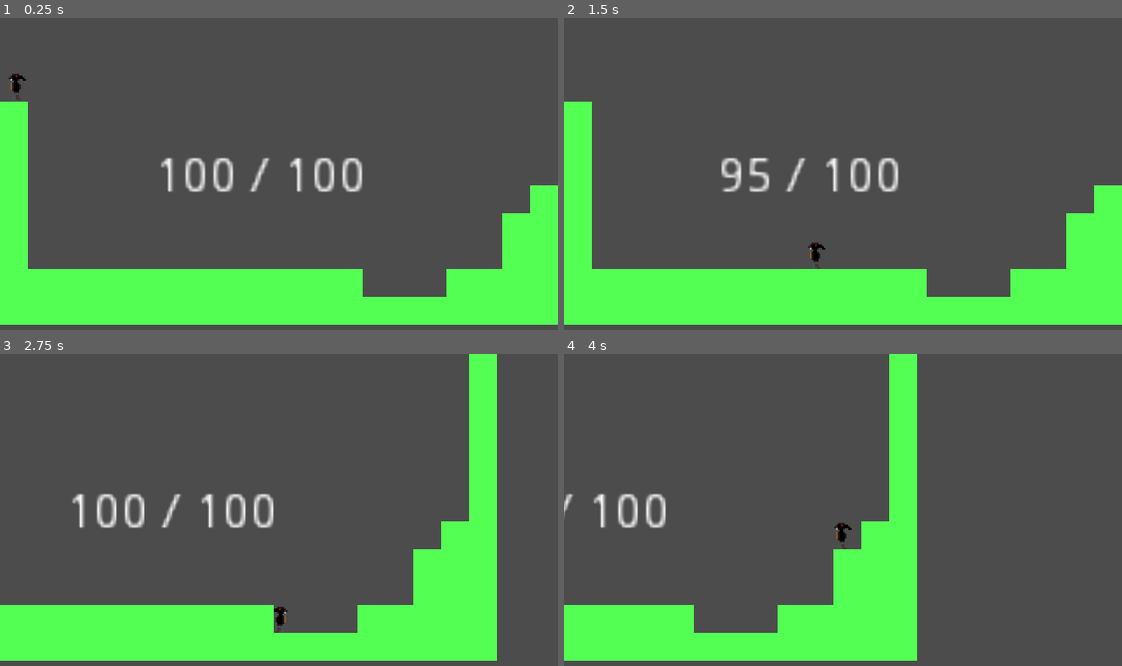
Above: before the commit, frames 1-4 (two rows, left to right).
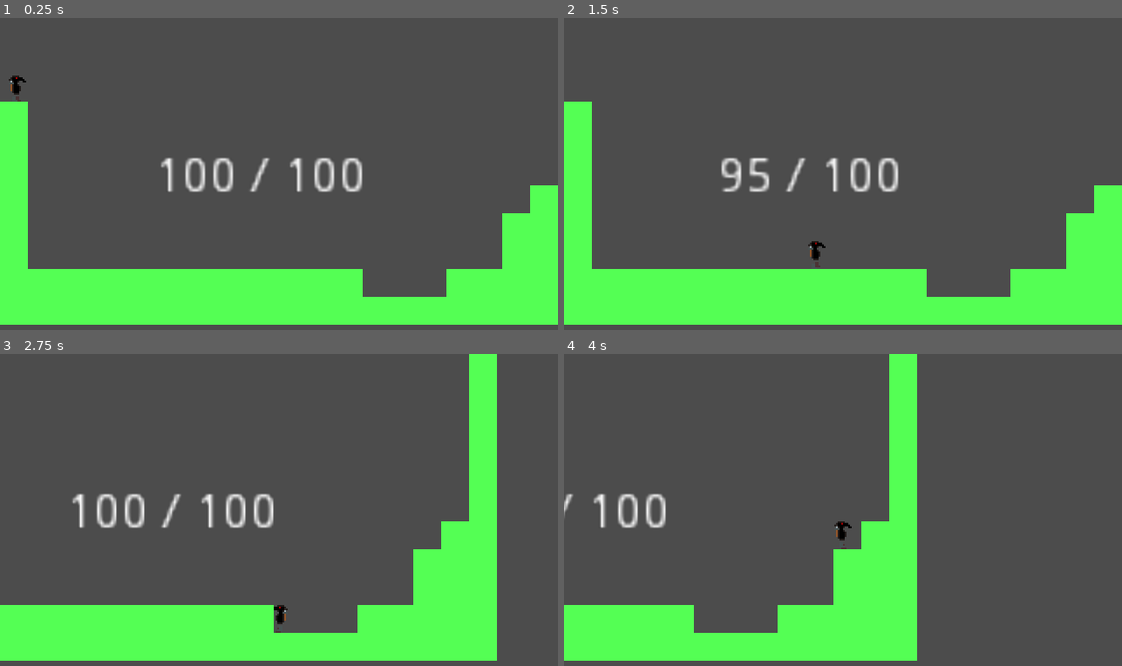
Above: after the commit, the same moments.

Repository: Guardian180/Game-Jam
Game: Godot game, scene res://src/Main.tscn
The game is run twice, just before and just after one commit, with the same random seed, the same clock (stepped at 60 frames per second) and the same inputs.
Inputs (mouse positions are in pixels of both pictures, inside the frame that each line leads up to):
- Up to frame 1 (0.25 s): no input
- Up to frame 2 (1.5 s): tap Enter (ui_accept) at 0.5 s; move the mouse to (965, 158) at 0.52 s; hold D (MoveRight) from 0.53 s (still down); tap Q (Attack) at 0.6, 1.35 s; tap Space (Jump) at 0.77 s; move the mouse to (731, 189) at 1.27 s
- Up to frame 3 (2.75 s): tap Space (Jump) at 1.52 s; move the mouse to (334, 441) at 2.02 s; release D (MoveRight) at 2.03 s; hold A (MoveLeft) from 2.03 s (still down); tap P (Ouch) at 2.1 s; tap Q (Attack) at 2.3 s
- Up to frame 4 (4 s): tap Enter (ui_accept) at 2.75 s; move the mouse to (815, 572) at 2.77 s; release A (MoveLeft) at 2.78 s; hold D (MoveRight) from 2.78 s (still down); tap E (Platform) at 2.85 s; tap Space (Jump) at 3.02, 3.77 s; tap Q (Attack) at 3.05, 3.8 s; move the mouse to (1010, 556) at 3.52 s; click (1010, 556) at 3.6 s

The runs differ from the first frame. In frame 1, less than 0.1% of the frame differs, in the area x 1-5%, y 17-27%; in frame 2, less than 0.1%, in the area x 43-47%, y 71-81%; in frame 3, less than 0.1%; in frame 4, less than 0.1%.

Commit message:
Charge. Fix idle

Diff:
--- a/src/Player.gd
+++ b/src/Player.gd
@@ -13,10 +13,12 @@
 var _platform = null
 
 # Various states
+var is_idle = true
 var is_jumping: = false
 var is_attacking = false
 var is_facing_right = true
 var is_dj_ready = true
+var is_charging = false
 
 # Ability costs
 var blood_jump_cost = 5
@@ -24,8 +26,11 @@
 var platform_drain_cost = 2
 var blood_shot_cost = 10
 
-var _plat_drain_timer = 0.0;
+# Timers
+var _plat_drain_timer = 0.0
 var _plat_drain_timer_limit = 1.0
+var _charge_timer = 0.0
+var _charge_timer_limit = 1.0
 
 var rng = RandomNumberGenerator.new()
 func _ready():
@@ -46,6 +51,15 @@
 				remove_platform()
 			else:
 				add_or_remove_health(2)
+	if is_charging:
+		_charge_timer += delta
+		if _charge_timer > _charge_timer_limit:
+			is_charging = false
+			var size = Vector2(3.0, 3.0)
+			var pressed_up = Input.is_action_pressed("Up")
+			var pressed_down = Input.is_action_pressed("Down")
+			var rel_pos = Vector2(0, -3 if pressed_up else 3) if pressed_up || pressed_down else Vector2(3 if is_facing_right else -3, 0)
+			do_melee_attack(size, rel_pos, 10, false)
 
 func _physics_process(delta: float):
 	# calling helper functions
@@ -53,15 +67,13 @@
 
 	handle_input()
 
-	var is_still = vel.x
-
 	vel = move_and_slide(vel, Vector2.UP)
 
 	# updating variables
 	if vel.y >= 0:
 		is_jumping = false
 
-	update_animation(is_still)
+	update_animation()
 
 	if is_on_floor():
 		is_dj_ready = true
@@ -74,12 +86,12 @@
 	_health = min(_health, max_health)
 	emit_signal("health_update", max_health, _health)
 
-func update_animation(is_still):
+func update_animation():
 	if vel.y < 0:
 		$AnimatedSprite.play("jump")
 	elif vel.y > 0:
 		$AnimatedSprite.play("fall")
-	elif !is_still:
+	elif !is_idle:
 		$AnimatedSprite.play("move")
 	else:
 		$AnimatedSprite.play("idle")
@@ -115,7 +127,7 @@
 	return hitbox
 
 
-func do_melee_attack(size, rel_pos):
+func do_melee_attack(size, rel_pos, damage, heals):
 	var hitbox = create_hitbox(size, rel_pos, 5)
 	# Subscribe to get health!
 	hitbox.connect("area_entered", self, "_on_Hitbox_area_entered")
@@ -141,6 +153,8 @@
 	var pressed_up = Input.is_action_pressed("Up")
 	var pressed_down = Input.is_action_pressed("Down")
 
+	is_idle = not pressed_left && not pressed_right
+
 	if pressed_left:
 		vel.x -= acc
 
@@ -163,10 +177,15 @@
 		is_jumping = false
 
 	if Input.is_action_just_pressed("Attack") && !is_attacking:
+		_charge_timer = 0.0
+		is_charging = true
 		is_attacking = true
 		var size = Vector2(1.0, 2.0) if pressed_up || pressed_down else Vector2(2.0, 1.0)
 		var rel_pos = Vector2(0, -3 if pressed_up else 3) if pressed_up || pressed_down else Vector2(2 if is_facing_right else -3, 0)
-		do_melee_attack(size, rel_pos)
+		do_melee_attack(size, rel_pos, 5, true)
+
+	if Input.is_action_just_released("Attack"):
+		is_charging = false
 
 	if Input.is_action_just_pressed("Shoot") && can_shoot():
 		add_or_remove_health(blood_shot_cost)
